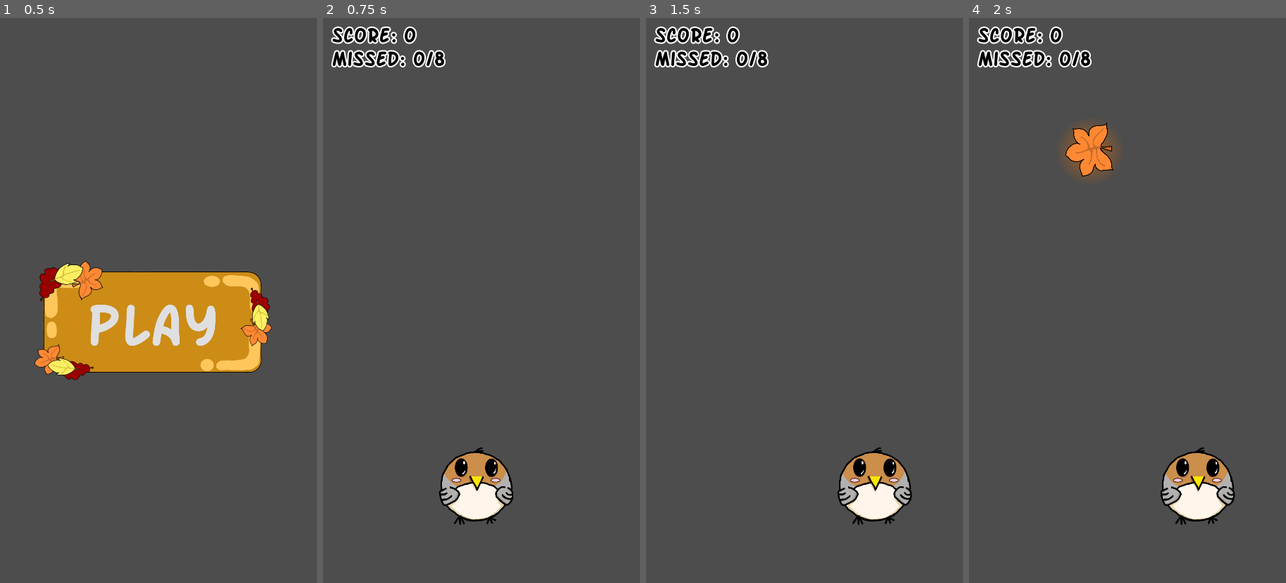
Above: before the commit, frames 1-4 (left to right).
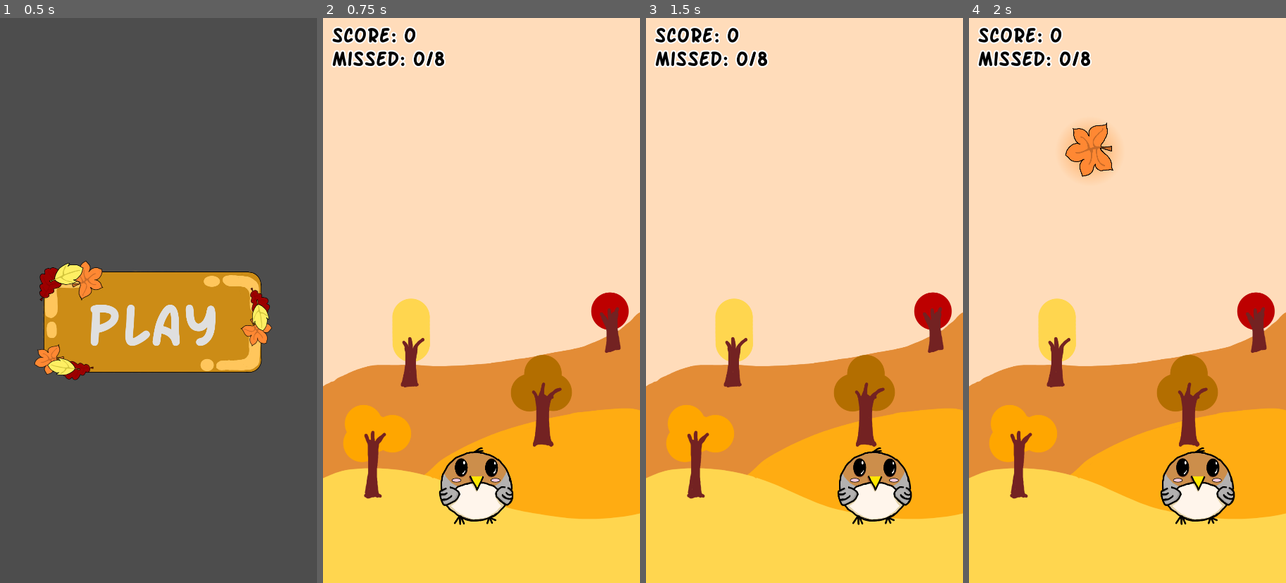
Above: after the commit, the same moments.

Repository: ezhor/Bird-Fall
Game: Godot game, scene res://Scenes/main.tscn
The game is run twice, just before and just after one commit, with the same random seed, the same clock (stepped at 60 frames per second) and the same inputs.
Inputs (mouse positions are in pixels of both pictures, inside the frame that each line leads up to):
- Up to frame 1 (0.5 s): no input
- Up to frame 2 (0.75 s): click "Play" at 0.5 s
- Up to frame 3 (1.5 s): tap Enter at 1.25 s; move the mouse to (874, 272) at 1.27 s
- Up to frame 4 (2 s): no input

Frame 1 is identical in both runs. In frame 2, 96% of the frame differs, in the area x 0-100%, y 0-100%; in frame 3, 96%; in frame 4, 96%.

Commit message:
Added game background to scene

Diff:
--- a/Scenes/game.tscn
+++ b/Scenes/game.tscn
@@ -1,6 +1,7 @@
 [gd_scene format=3 uid="uid://saboc8h5ll5"]
 
 [ext_resource type="AudioStream" uid="uid://dld452eobn07g" path="res://Audio/Music/theme_game.ogg" id="1_h4fw4"]
+[ext_resource type="Texture2D" uid="uid://boxqofw13juu6" path="res://Sprites/game_background.png" id="1_ldgsr"]
 [ext_resource type="Script" uid="uid://svyxgwylwfly" path="res://Scripts/Player.gd" id="1_qxrlw"]
 [ext_resource type="Script" uid="uid://c50b7c53aoopj" path="res://Scripts/DropGenerator.gd" id="1_wrm1d"]
 [ext_resource type="PackedScene" uid="uid://caxu53ys705gi" path="res://Scenes/Objects/drop.tscn" id="2_3dryh"]
@@ -20,6 +21,10 @@
 outline_size = 20
 
 [node name="Root" type="Node2D" unique_id=777069398]
+
+[node name="Background" type="Sprite2D" parent="." unique_id=116829680]
+position = Vector2(540, 960)
+texture = ExtResource("1_ldgsr")
 
 [node name="AudioStreamPlayer2D" type="AudioStreamPlayer2D" parent="." unique_id=746888425]
 stream = ExtResource("1_h4fw4")
